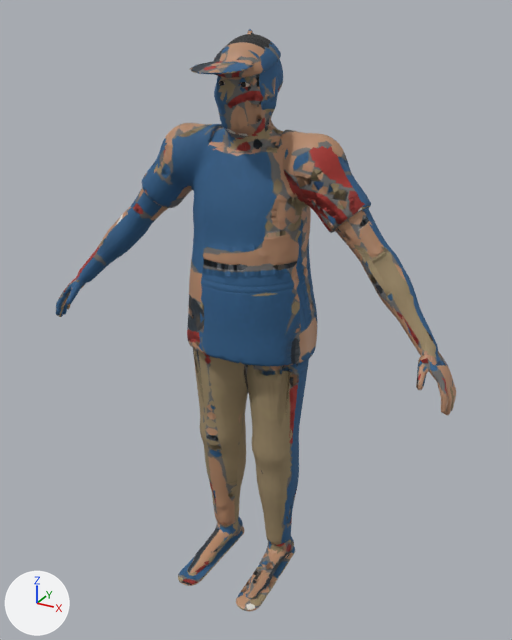
Two versions of the glTF model assets/models/npc/chu_sau.glb, one commit apart.
One viewpoint serves both versions: a camera (50 mm lens) standing at (0.956, -1.701, 1.732) and looking at (0.024, -0.006, 0.885). Every picture has the same lights, and +X, +Y and +Z are marked at lower left. The picture after the commit comes second. Vertices at exactly the same position are counted once.

Names of what the first picture shows: 'Body' and 1 more.
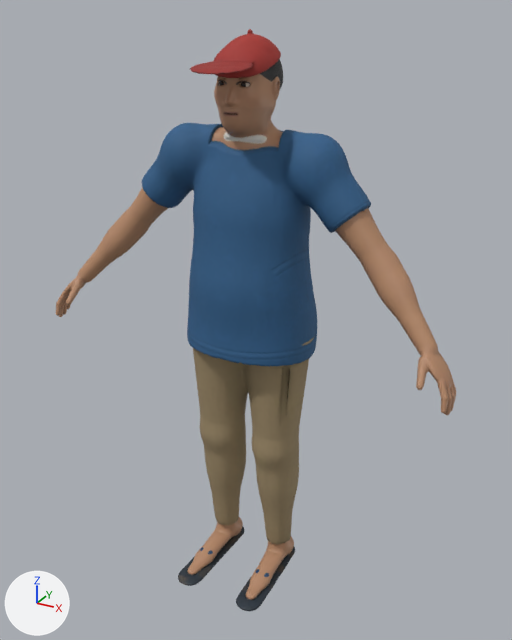
The change, as a list of edits to the scene's bpy script:
```text
Change me_chu_sau_body:
    where me_chu_sau_body.from_pydata(...)  # 8494 vertices, 17000 faces; spans x -0.65..0.65, y -0.25..0.17, z 0.0..1.68
    used by ob_body; location = (0.0, 0.0, 0.0)
    me_chu_sau_body part 1: 103 vertices moved within x -0.34..0.64, y -0.15..0.11, z 0.81..1.64; 196 vertices removed from x -0.35..0.64, y -0.17..0.11, z 0.81..1.65; 220 vertices added at x -0.25..0.48, y -0.1..0.07, z 1.07..1.61
    me_chu_sau_body part 2: 2 vertices moved within x -0.18..0.05, y -0.07..0.06, z 0.35..0.8; 37 vertices removed from x -0.2..0.15, y -0.24..0.14, z 0.0..0.93; 16 vertices added at x -0.2..0.14, y -0.23..0.14, z 0.0..0.94
    me_chu_sau_body part 3: 4 vertices removed from x 0.2, y -0.01..0.0, z 0.86..0.92; 3 vertices added at x 0.2, y -0.01..0.0, z 0.85..0.93
    me_chu_sau_body part 4: 14628 kept faces spanning x -0.65..0.65, y -0.25..0.17, z 0.0..1.68 get new texture (UV) coordinates
```

Location of each change, (x1, y1, x2, y2) in pixels of the pictures (512 x 640 px; the box of a moved part takes in the faces that stretch with it):
part 1 of me_chu_sau_body, moved or reshaped: before (150, 42, 454, 414); after (191, 60, 454, 414)
part 2 of me_chu_sau_body, reshaped: before (178, 357, 290, 580); after (204, 358, 289, 524)
part 3 of me_chu_sau_body, moved or reshaped: before (303, 295, 313, 350); after (304, 297, 313, 350)
part 4 of me_chu_sau_body, surface changed: (56, 29, 456, 611) in both
